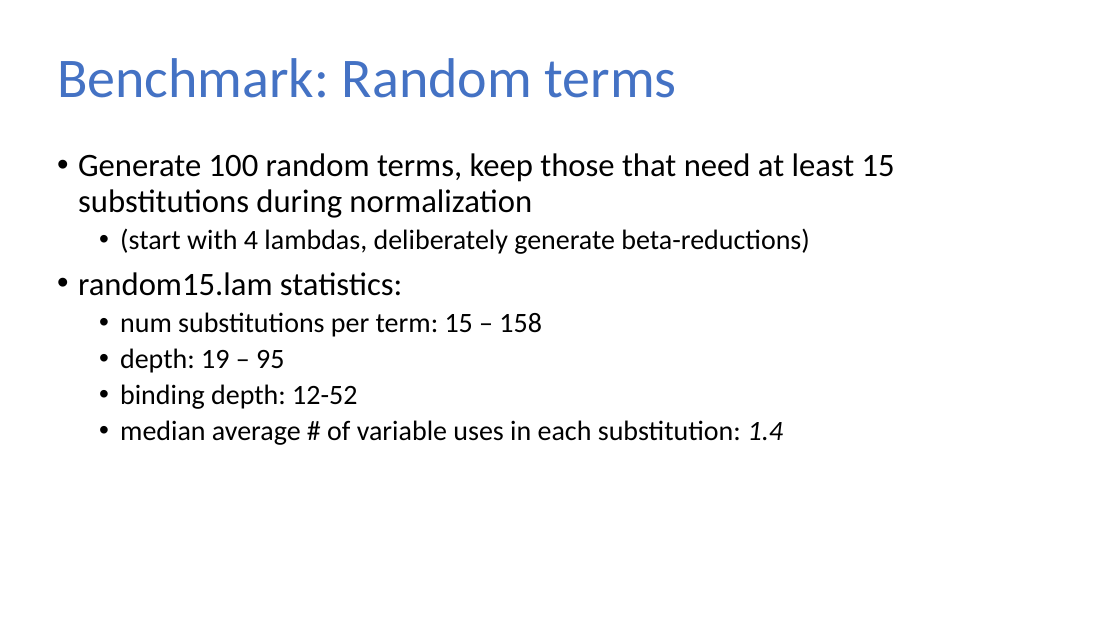
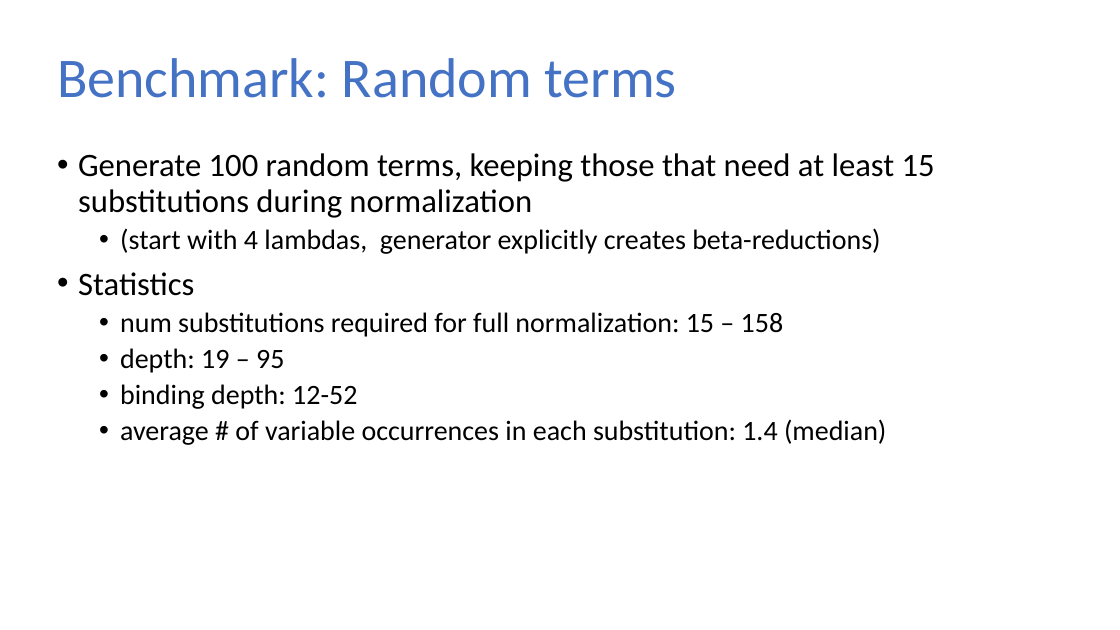
Before and after one commit to sweirich/lambda-n-ways, a slide deck: slide 26 of plclub-2021.pptx. Drawn at 1120x630 pixels with LibreOffice and Linux fonts; fonts in the diff are those of the drawing. Boxes give left, top, right and bottom in pixels: in the first picture for what was removed or moved away, otherwise in the second. Text is boxed around its words. In the diff, an @@ line names an element or a change of style, - is before the commit and + after.

```diff
--- a/plclub-2021.pptx
+++ b/plclub-2021.pptx
@@ text at (x1=78, y1=153, x2=935, y2=337): text changed; size 21 to 18 pt @@
-• Generate 100 random terms, keep those that need at least 15 substitutions during normalization
-  • (start with 4 lambdas, deliberately generate beta-reductions)
-• random15.lam statistics:
-  • num substitutions per term: 15 – 158
+• Generate 100 random terms, keeping those that need at least 15 substitutions during normalization
+  • (start with 4 lambdas, generator explicitly creates beta-reductions)
+• Statistics
+  • num substitutions required for full normalization: 15 – 158
@@ text at (x1=120, y1=419, x2=886, y2=445): text changed @@
-  • median average # of variable uses in each substitution: 1.4
+  • average # of variable occurrences in each substitution: 1.4 (median)
```
Also in this commit, not shown: 12 other slides changed, 1 slide added, 2 slides removed, 13 other files.
